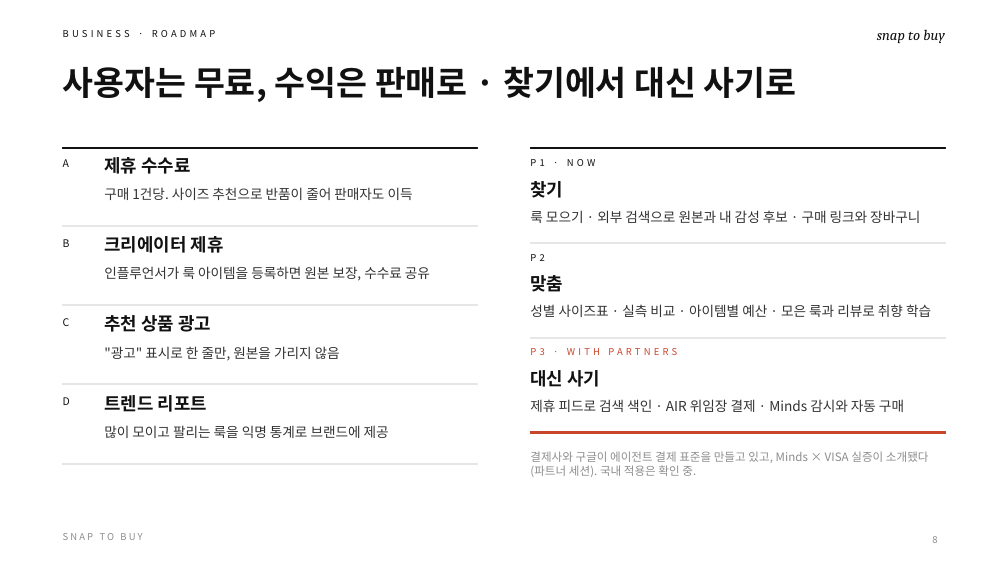
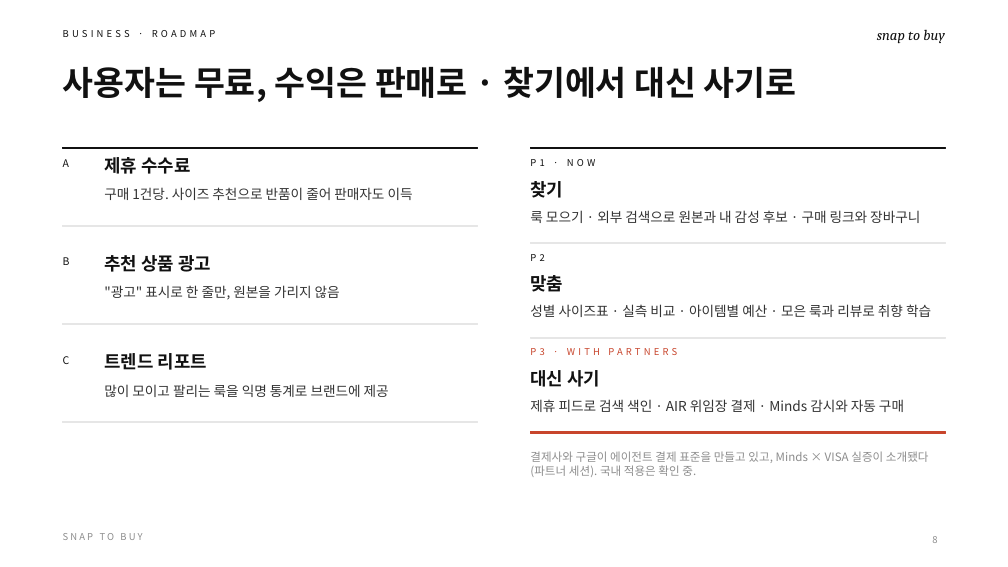
Before and after one commit to LEEbyeongchul/Future-Commerce-Challenge, a slide deck: slide 8 of slides/snap-to-buy_발표자료.pptx. Drawn at 1008x567 pixels with LibreOffice and Linux fonts; fonts in the diff are those of the drawing. Boxes give left, top, right and bottom in pixels: in the first picture for what was removed or moved away, otherwise in the second. Text is boxed around its words. In the diff, an @@ line names an element or a change of style, - is before the commit and + after.

```diff
--- a/slides/snap-to-buy_발표자료.pptx
+++ b/slides/snap-to-buy_발표자료.pptx
@@ text removed at box(104, 236, 224, 253) @@
-크리에이터 제휴
@@ text "B": place and size @@
-text "B" at box(63, 239, 70, 247)
+text "B" at box(63, 257, 70, 265)
@@ text "추천 상품 광고": place and size @@
-text "추천 상품 광고" at box(104, 315, 211, 332)
+text "추천 상품 광고" at box(104, 255, 211, 272)
@@ text removed at box(104, 266, 430, 281) @@
-인플루언서가 룩 아이템을 등록하면 원본 보장, 수수료 공유
@@ text ""광고" 표시로 한 줄만, 원본을 ...": place and size @@
-text ""광고" 표시로 한 줄만, 원본을 ..." at box(104, 346, 340, 361)
+text ""광고" 표시로 한 줄만, 원본을 ..." at box(104, 285, 340, 300)
@@ rectangle: place and size @@
-rectangle at box(63, 305, 478, 306)
+rectangle at box(63, 324, 478, 324)
@@ text "C": place and size @@
-text "C" at box(63, 318, 70, 326)
+text "C" at box(63, 356, 70, 364)
@@ text "트렌드 리포트": place and size @@
-text "트렌드 리포트" at box(104, 395, 207, 412)
+text "트렌드 리포트" at box(104, 353, 207, 370)
@@ text "많이 모이고 팔리는 룩을 익명 ...": place and size @@
-text "많이 모이고 팔리는 룩을 익명 ..." at box(104, 425, 389, 438)
+text "많이 모이고 팔리는 룩을 익명 ..." at box(104, 384, 389, 397)
@@ text removed at box(63, 397, 70, 405) @@
-D
@@ rectangle: place and size @@
-rectangle at box(63, 384, 478, 385)
+rectangle at box(63, 422, 478, 423)
@@ rectangle removed at box(63, 464, 478, 464) @@
```
Also in this commit, not shown: 1 other slide changed, 19 other files.
